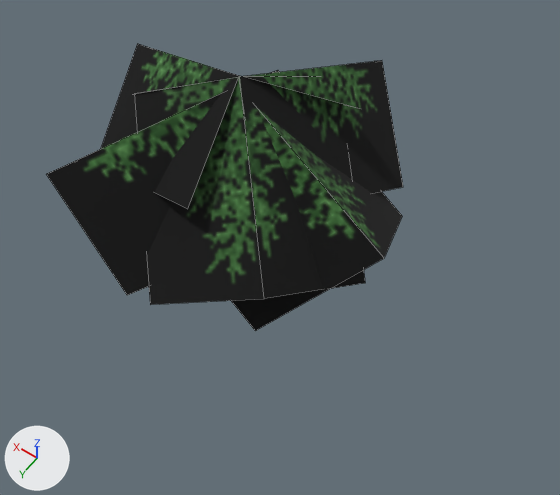
One commit to the OBJ model assets/mcme/models/block/spruce_leaves_omnidirectional.obj: the scene before it, then after it.
The view is the same before and after, from a camera (50 mm lens) standing at (-1.78, 2.28, 4.04) and looking at (0.12, -0.38, -0.15). Arrows for +X, +Y and +Z are at lower left; the lights stay in place. Mesh edges are drawn as thin lines. Where no turn or scale is listed for an object, it has been applied to the vertices.

The scene before the commit, as lines of its bpy script (objects in view):
```python
me_plane = bpy.data.meshes.new('plane')
me_plane.from_pydata(...)  # 6 vertices, 2 faces; spans x -0.58..1.24, y -1.23..0.59, z 0.08..1.07
me_plane.materials.append(mat_m_fa3259c7_3aa4_3817_d0aa_c111cfae9b3d)  # picture img_spruce_leaves
me_plane_001 = bpy.data.meshes.new('plane.001')
me_plane_001.from_pydata(...)  # 6 vertices, 2 faces; spans x -0.37..1.24, y -1.69..0.04, z 0.08..1.07
me_plane_001.materials.append(mat_m_fa3259c7_3aa4_3817_d0aa_c111cfae9b3d)  # picture img_spruce_leaves
me_plane_002 = bpy.data.meshes.new('plane.002')
me_plane_002.from_pydata(...)  # 6 vertices, 2 faces; spans x -0.04..1.69, y -1.38..0.24, z 0.08..1.07
me_plane_002.materials.append(mat_m_fa3259c7_3aa4_3817_d0aa_c111cfae9b3d)  # picture img_spruce_leaves
me_plane_003 = bpy.data.meshes.new('plane.003')
me_plane_003.from_pydata(...)  # 6 vertices, 2 faces; spans x -0.71..1.0, y -1.22..0.34, z 0.02..1.01
me_plane_003.materials.append(mat_m_fa3259c7_3aa4_3817_d0aa_c111cfae9b3d)  # picture img_spruce_leaves
me_plane_004 = bpy.data.meshes.new('plane.004')
me_plane_004.from_pydata(...)  # 6 vertices, 2 faces; spans x -0.25..1.57, y -1.22..0.6, z 0.02..1.01
me_plane_004.materials.append(mat_m_fa3259c7_3aa4_3817_d0aa_c111cfae9b3d)  # picture img_spruce_leaves
ob_plane = bpy.data.objects.new('plane', me_plane)
ob_plane.location = (0.0, 0.0, 0.0)
ob_plane_001 = bpy.data.objects.new('plane.001', me_plane_001)
ob_plane_001.location = (0.0, 0.0, 0.0)
ob_plane_002 = bpy.data.objects.new('plane.002', me_plane_002)
ob_plane_002.location = (0.0, 0.0, 0.0)
ob_plane_003 = bpy.data.objects.new('plane.003', me_plane_003)
ob_plane_003.location = (0.0, 0.0, 0.0)
ob_plane_004 = bpy.data.objects.new('plane.004', me_plane_004)
ob_plane_004.location = (0.0, 0.0, 0.0)
```
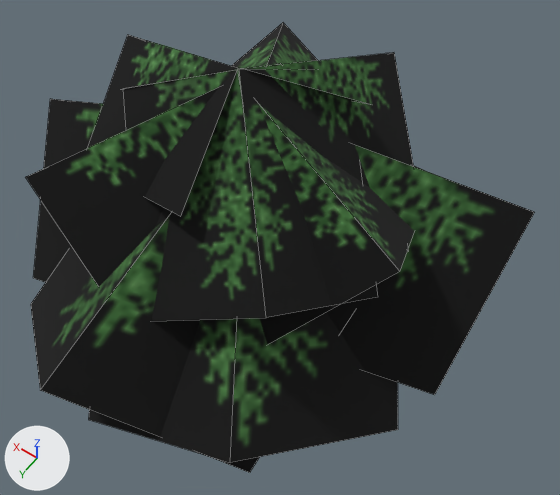
Boxes [x1, y1, x2, y2] around the edits, measured in the pictures (560 x 495 px):
'plane', mesh turned
    before: [134, 77, 365, 305]
    after: [31, 215, 334, 473]
'plane.003', mesh turned
    before: [232, 70, 402, 331]
    after: [88, 312, 398, 463]
'plane.001', mesh turned
    before: [137, 60, 403, 193]
    after: [331, 145, 535, 395]
'plane.005', added
    after: [123, 69, 378, 321]
'plane.004', mesh turned
    before: [47, 93, 221, 295]
    after: [33, 99, 103, 282]
'plane.009', added (black)
    after: [26, 64, 279, 287]
'plane.008', added
    after: [259, 63, 414, 345]
'plane.006', added
    after: [125, 52, 414, 188]
'plane.002', mesh turned
    before: [101, 44, 360, 209]
    after: [232, 23, 409, 251]
'plane.007', added (black)
    after: [88, 35, 370, 216]

The edits, one by one:
me_plane has 6 vertices, 2 faces and spans x -0.58..1.24, y -1.23..0.59, z 0.08..1.07.
me_plane is used by ob_plane; location (0.0, 0.0, 0.0).
me_plane part 1: the whole mesh is turned -45 degrees about the z axis through its middle and scaled by 1.57, then moved by (0.18, 0.13, -0.57).
me_plane_001 has 6 vertices, 2 faces and spans x -0.37..1.24, y -1.69..0.04, z 0.08..1.07.
me_plane_001 is used by ob_plane_001; location (0.0, 0.0, 0.0).
me_plane_001 part 2: the whole mesh is turned -45 degrees about the z axis through its middle and scaled by 1.57, then moved by (-0.38, -0.05, -0.57).
me_plane_002 has 6 vertices, 2 faces and spans x -0.04..1.69, y -1.38..0.24, z 0.08..1.07.
me_plane_002 is used by ob_plane_002; location (0.0, 0.0, 0.0).
me_plane_002 part 3: the whole mesh is turned -45 degrees about the z axis through its middle and scaled by 1.57, then moved by (-0.05, -0.46, -0.57).
me_plane_003 has 6 vertices, 2 faces and spans x -0.71..1.0, y -1.22..0.34, z 0.02..1.01.
me_plane_003 is used by ob_plane_003; location (0.0, 0.0, 0.0).
me_plane_003 part 4: the whole mesh is turned -45 degrees about the z axis through its middle and scaled by 1.57, then moved by (0.02, 0.32, -0.6).
me_plane_004 has 6 vertices, 2 faces and spans x -0.25..1.57, y -1.22..0.6, z 0.02..1.01.
me_plane_004 is used by ob_plane_004; location (0.0, 0.0, 0.0).
me_plane_004 part 5: the whole mesh is turned -45 degrees about the z axis through its middle and scaled by 1.57, then moved by (0.22, -0.24, -0.6).
Mesh me_plane_009 is new.
It has 6 vertices, 2 faces and spans x -0.32..1.68, y -1.29..0.71, z -0.02..1.07.
It uses material mat_m_fa3259c7_3aa4_3817_d0aa_c111cfae9b3d (picture img_spruce_leaves).
Mesh me_plane_008 is new.
It has 6 vertices, 2 faces and spans x -0.83..1.05, y -1.28..0.43, z -0.02..1.07.
It uses material mat_m_fa3259c7_3aa4_3817_d0aa_c111cfae9b3d (picture img_spruce_leaves).
Mesh me_plane_007 is new.
It has 6 vertices, 2 faces and spans x -0.09..1.81, y -1.46..0.31, z 0.04..1.13.
It uses material mat_m_fa3259c7_3aa4_3817_d0aa_c111cfae9b3d (picture img_spruce_leaves).
Mesh me_plane_006 is new.
It has 6 vertices, 2 faces and spans x -0.45..1.32, y -1.8..0.09, z 0.04..1.13.
It uses material mat_m_fa3259c7_3aa4_3817_d0aa_c111cfae9b3d (picture img_spruce_leaves).
Mesh me_plane_005 is new.
It has 6 vertices, 2 faces and spans x -0.69..1.31, y -1.29..0.7, z 0.04..1.13.
It uses material mat_m_fa3259c7_3aa4_3817_d0aa_c111cfae9b3d (picture img_spruce_leaves).
Object 'plane.009' (ob_plane_009) is new; it shows me_plane_009.
Its location is (0.0, 0.0, 0.0).
Object 'plane.008' (ob_plane_008) is new; it shows me_plane_008.
Its location is (0.0, 0.0, 0.0).
Object 'plane.007' (ob_plane_007) is new; it shows me_plane_007.
Its location is (0.0, 0.0, 0.0).
Object 'plane.006' (ob_plane_006) is new; it shows me_plane_006.
Its location is (0.0, 0.0, 0.0).
Object 'plane.005' (ob_plane_005) is new; it shows me_plane_005.
Its location is (0.0, 0.0, 0.0).
